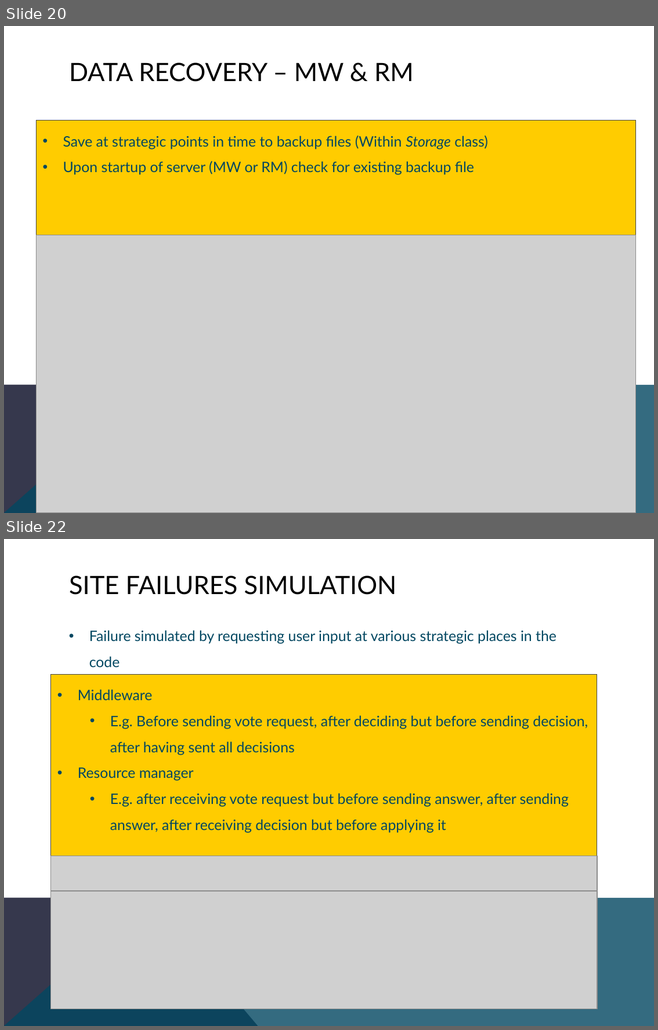
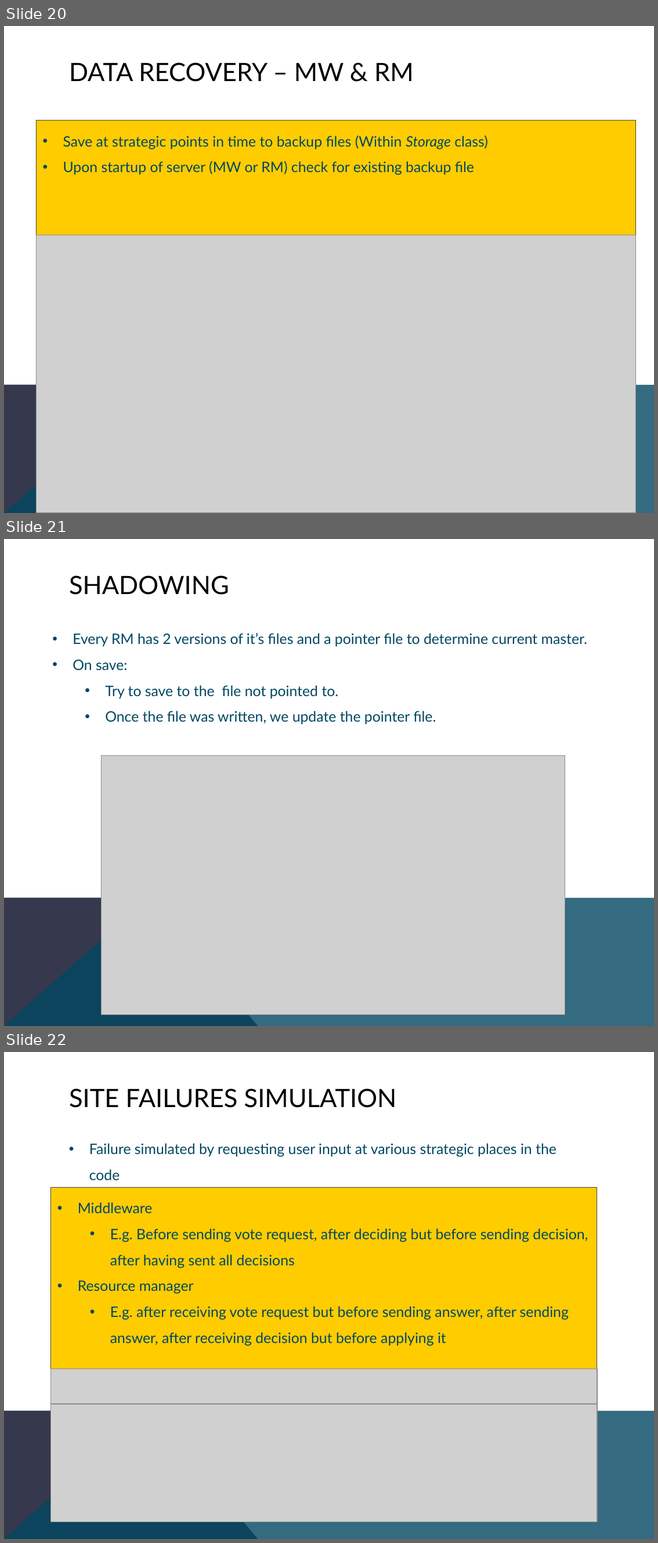
Before and after one commit to danhp/cs512, a slide deck: 512pp.pptx. Shown one above the other, each under a label of ours: slides 20 and 22 before the commit, slides 20, 21 and 22 after it; the slides between them are not shown. The pictures are 658x1030 and 658x1543 pixels, drawn with LibreOffice and Linux fonts; fonts in the diff are those of the drawing; grey boxes stand for pictures. Boxes give left, top, right and bottom in pixels: in the first picture for what was removed or moved away, otherwise in the second. Text is boxed around its words. In the diff, an @@ line names an element or a change of style, - is before the commit and + after.

Commit message:
add shadowing to pp

```diff
--- a/512pp.pptx
+++ b/512pp.pptx
@@ slide 21 added at (4, 539, 654, 1026), background #FFFFFF; not listed: 2 template elements that a slide beside it also shows @@
@@ title added at (69, 576, 229, 595), 28 pt, text #000000 @@
+SHADOWING
@@ text added at (72, 633, 587, 725), 16 pt, text #024761 @@
+• Every RM has 2 versions of it’s files and a pointer file to determine current master.
+• On save:
+  • Try to save to the file not pointed to.
+  • Once the file was written, we update the pointer file.
@@ picture added at (101, 756, 565, 1015) @@
```
Also in this commit, not shown: 1 slide removed.
